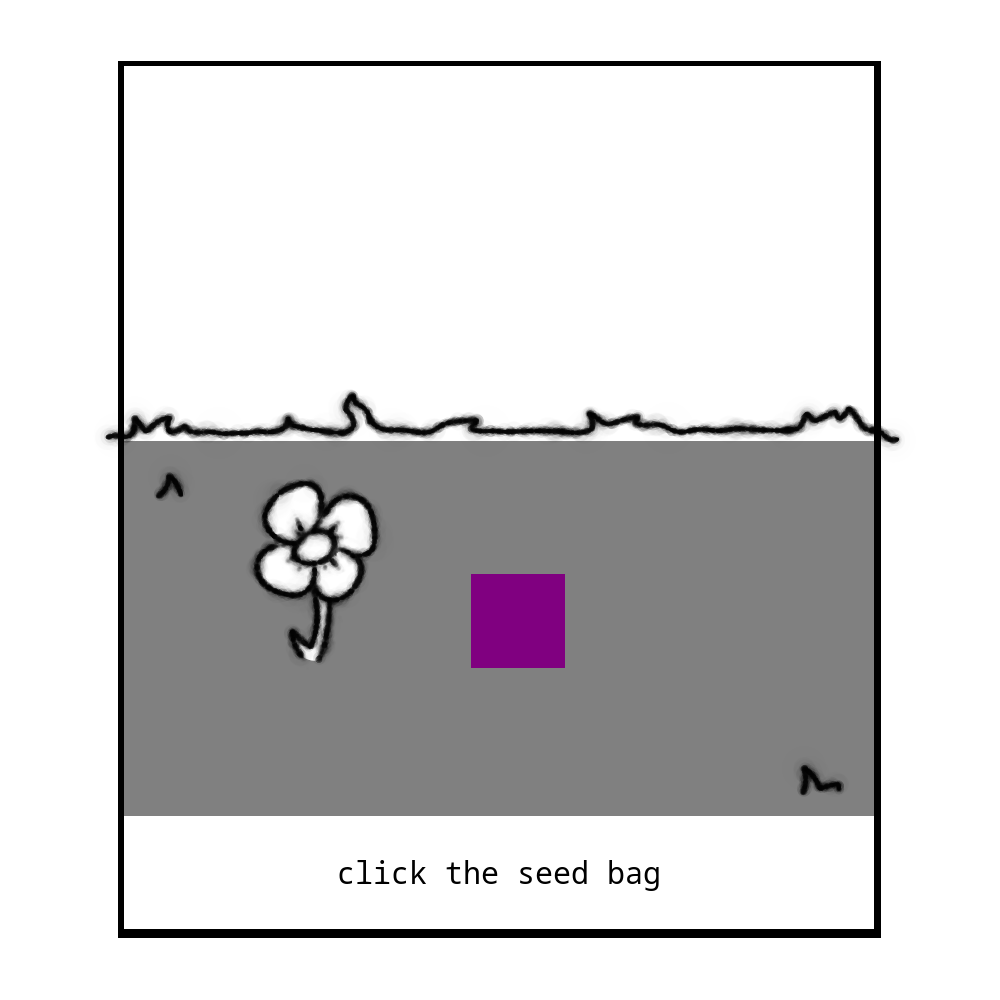
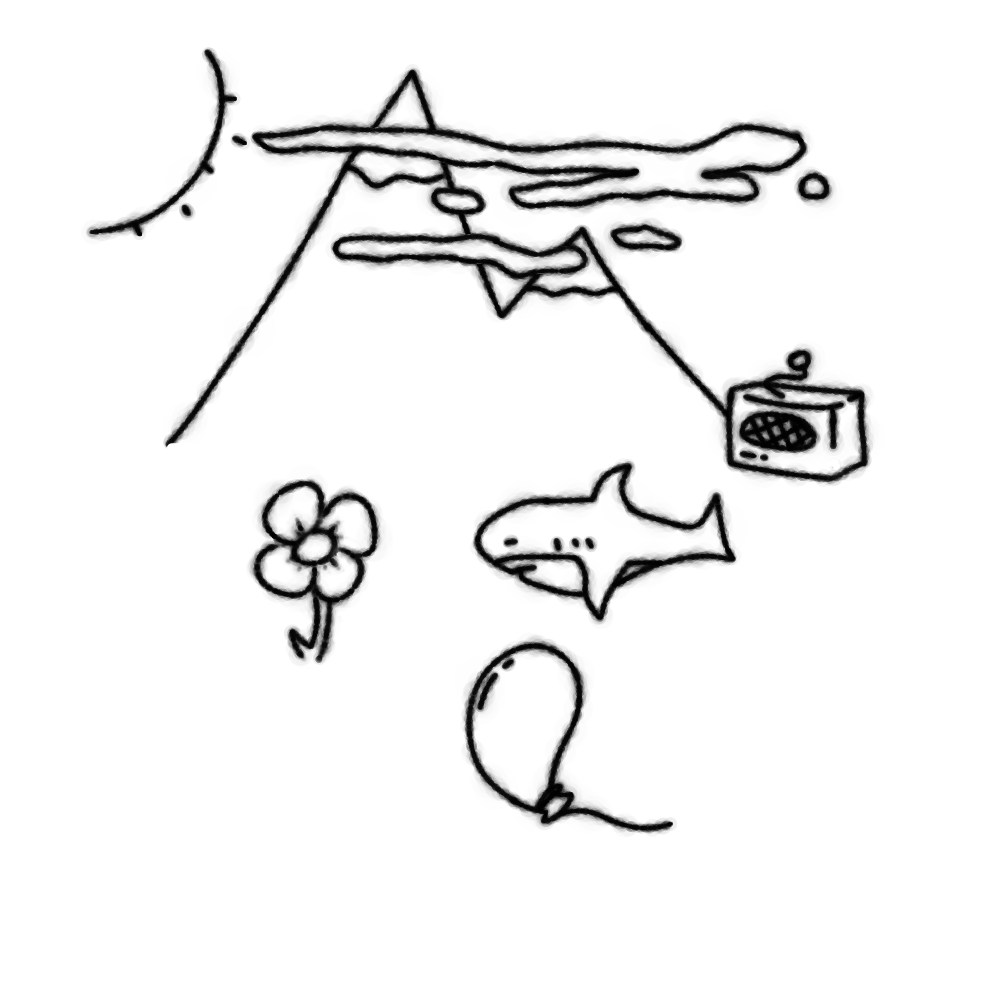
The second 1000x1000 image is a revision of the first. Changes to its layers:
added group "balloon" with 2 layers above "cool-flower" over [384, 576, 704, 938]
added layer "Paint Layer 27" in group "balloon" over [448, 576, 704, 891]
added layer "Paint Layer 28" in group "balloon" over [384, 576, 704, 938]
added group "smolhaj" with 2 layers above "radio" over [407, 413, 791, 669]
added layer "Paint Layer 25" in group "smolhaj" over [407, 413, 791, 669]
added layer "Paint Layer 26" in group "smolhaj" over [448, 448, 768, 640]
added group "radio" with 2 layers above "fence" over [704, 320, 896, 512]
added layer "Paint Layer 18" in group "radio" over [704, 320, 896, 512]
added layer "Paint Layer 19" in group "radio" over [704, 320, 896, 512]
moved "ground" (2nd of 2, in "ground") into group "ground" over [95, 384, 905, 832]
added group "clouds" (1st of 2) with 2 layers above "mountains" over [192, 47, 896, 512]
added layer "clouds" (2nd of 2, in "clouds") in group "clouds" over [215, 91, 839, 347]
added layer "Paint Layer 20" in group "clouds" over [192, 47, 896, 512]
added group "mountains" with 2 layers above "sun" over [81, 47, 832, 640]
added layer "Paint Layer 21" in group "mountains" over [128, 47, 768, 512]
added layer "Paint Layer 22" in group "mountains" over [81, 47, 832, 640]
added layer "sun" above "Paint Layer 1 (pasted)" over [81, 47, 256, 256]
hid "Paint Layer 1 (pasted)" over [81, 47, 896, 938]
